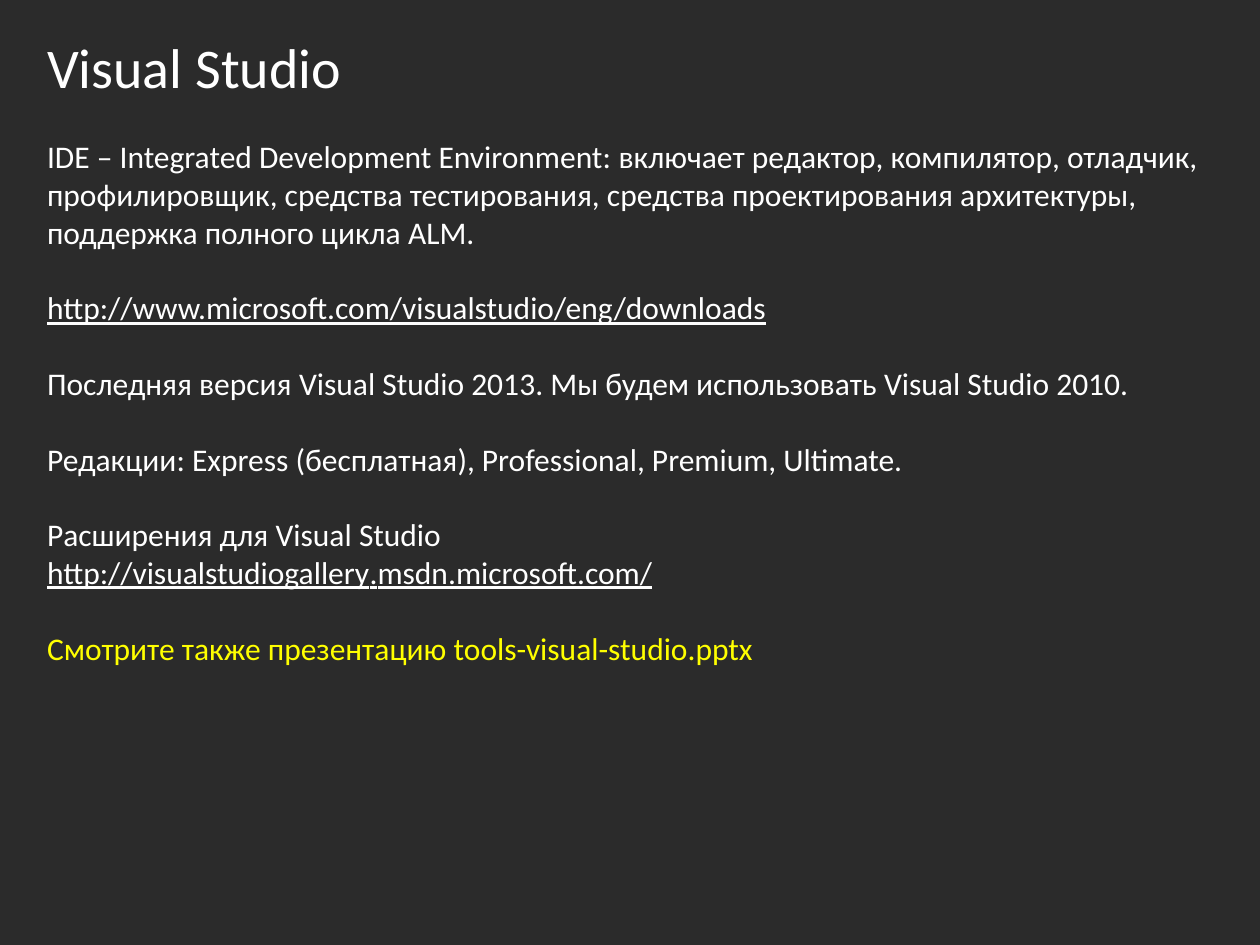
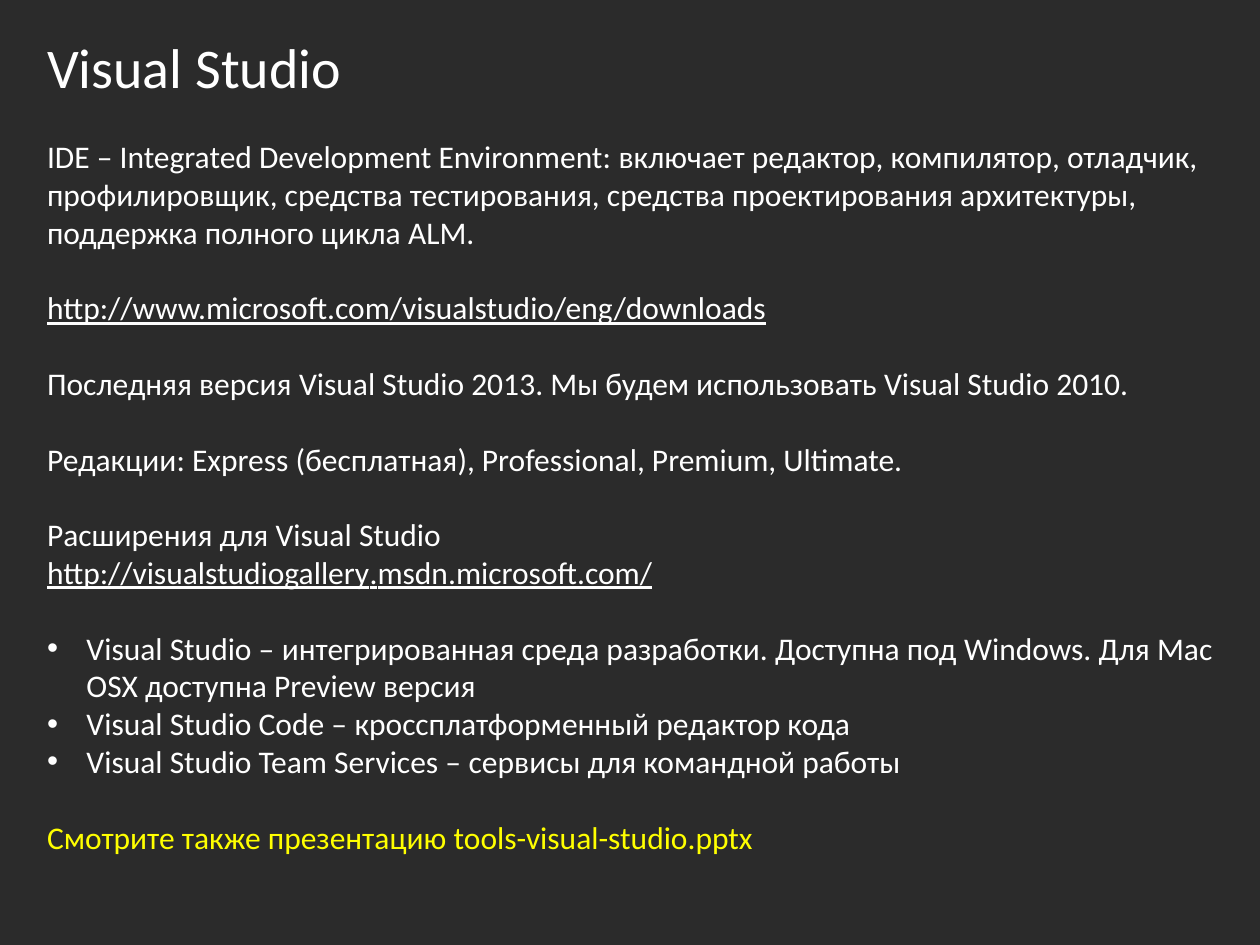
Before and after one commit to bazile/Training, a slide deck: slide 7 of Presentation/lesson-01.pptx. Drawn at 1260x945 pixels with LibreOffice and Linux fonts; fonts in the diff are those of the drawing; background and template pictures are left out; a plain dark background stands for a picture behind light text. Boxes give left, top, right and bottom in pixels: in the first picture for what was removed or moved away, otherwise in the second. Text is boxed around its words. In the diff, an @@ line names an element or a change of style, - is before the commit and + after.

```diff
--- a/Presentation/lesson-01.pptx
+++ b/Presentation/lesson-01.pptx
@@ text at [86,638,1212,778]: paragraphs added @@
+• Visual Studio – интегрированная среда разработки. Доступна под Windows. Для Mac OSX доступна Preview версия
+• Visual Studio Code – кроссплатформенный редактор кода
+• Visual Studio Team Services – сервисы для командной работы
```
Also in this commit, not shown: 4 other slides changed, 1 slide added, 3 slides removed, 4 other files.
